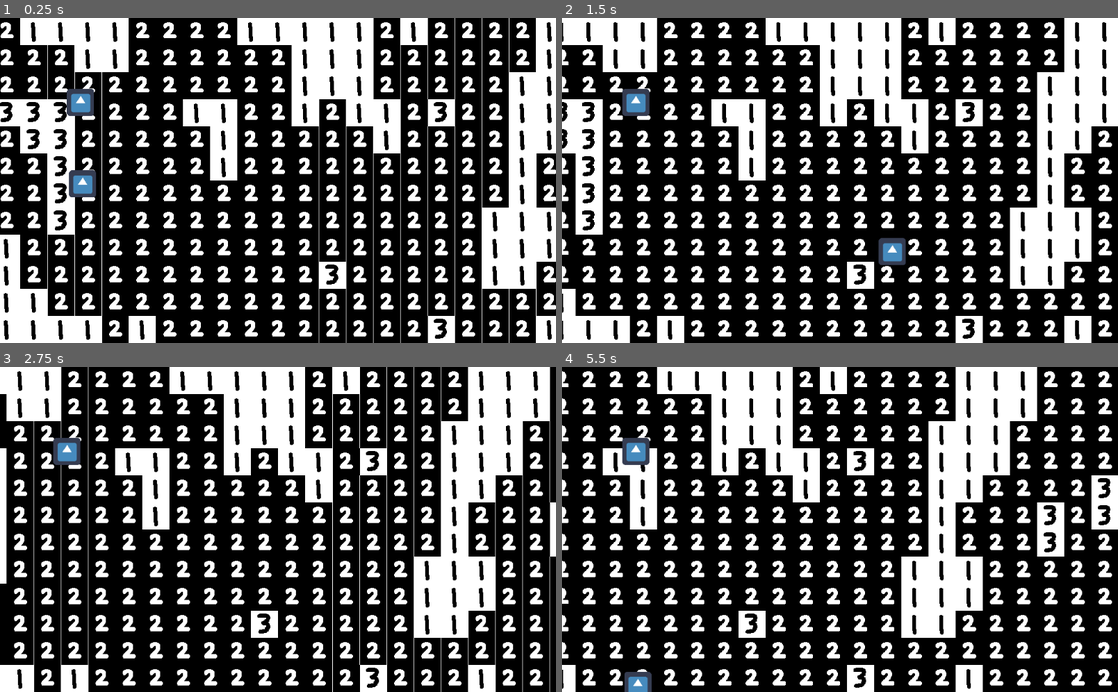
Above: before the commit, frames 1-4 (two rows, left to right).
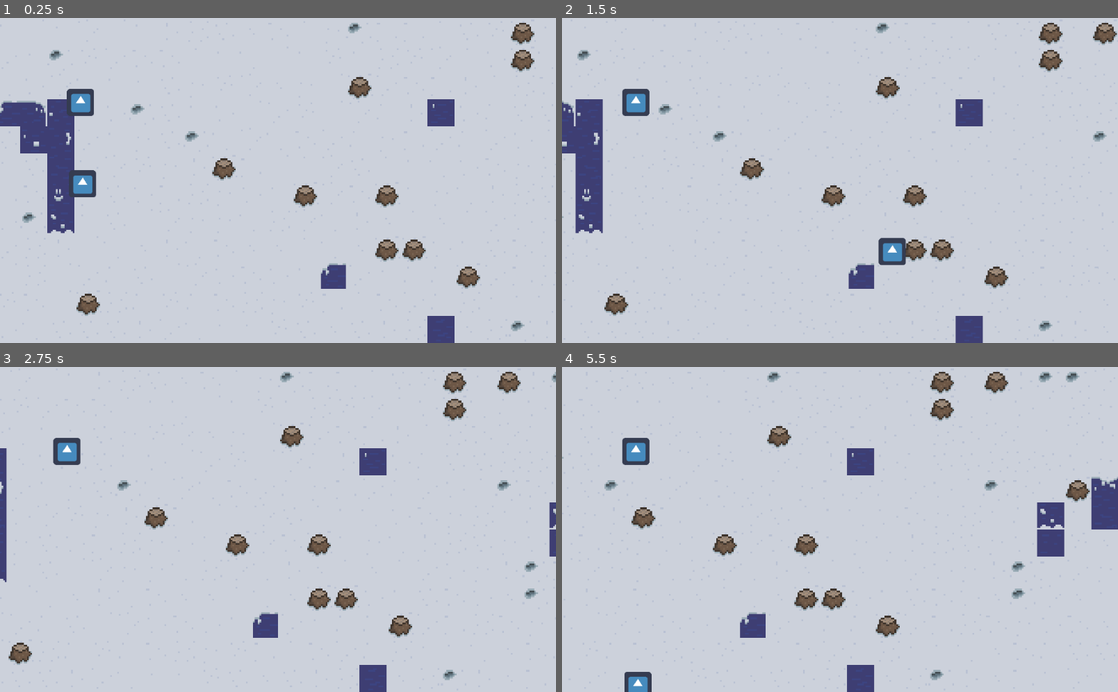
Above: after the commit, the same moments.

Repository: rchin157/gamejamNov2020
Game: Godot game, scene res://Level/Level.tscn
The game is run twice, just before and just after one commit, with the same random seed, the same clock (stepped at 60 frames per second) and the same inputs. The project has no main scene, so this scene is started directly. The engine's default icon, where the game draws it, is replaced by a stand-in: a white triangle on a blue panel in a dark square.
Inputs:
- Up to frame 1 (0.25 s): no input
- Up to frame 2 (1.5 s): hold Right (ui_right) 0.53-1.28 s; hold Down (ui_down) from 1.28 s (still down)
- Up to frame 3 (2.75 s): release Down (ui_down) at 2.03 s; hold Right (ui_right) from 2.03 s (still down)
- Up to frame 4 (5.5 s): release Right (ui_right) at 2.78 s; hold Up (ui_up) 2.78-3.53 s; hold Left (ui_left) 3.53-5.03 s; hold Down (ui_down) from 5.03 s (still down)

The runs differ from the first frame. In frame 1, 98% of the frame differs, in the area x 0-100%, y 0-100%; in frame 2, 98%; in frame 3, 99%; in frame 4, 99%.

Commit message:
added tileset

Diff:
--- a/Level/Level.tscn
+++ b/Level/Level.tscn
@@ -1,8 +1,739 @@
-[gd_scene load_steps=5 format=2]
+[gd_scene load_steps=7 format=2]
 
 [ext_resource path="res://Scripts/Level.gd" type="Script" id=1]
 [ext_resource path="res://Tiles/testtileset.png" type="Texture" id=2]
 [ext_resource path="res://Entities/Player.tscn" type="PackedScene" id=3]
+[ext_resource path="res://Tiles/TILESET.png" type="Texture" id=4]
+
+[sub_resource type="TileSet" id=2]
+0/name = "TILESET.png 0"
+0/texture = ExtResource( 4 )
+0/tex_offset = Vector2( 0, 0 )
+0/modulate = Color( 1, 1, 1, 1 )
+0/region = Rect2( 0, 0, 64, 64 )
+0/tile_mode = 0
+0/occluder_offset = Vector2( 0, 0 )
+0/navigation_offset = Vector2( 0, 0 )
+0/shape_offset = Vector2( 0, 0 )
+0/shape_transform = Transform2D( 1, 0, 0, 1, 0, 0 )
+0/shape_one_way = false
+0/shape_one_way_margin = 0.0
+0/shapes = [  ]
+0/z_index = 0
+1/name = "TILESET.png 1"
+1/texture = ExtResource( 4 )
+1/tex_offset = Vector2( 0, 0 )
+1/modulate = Color( 1, 1, 1, 1 )
+1/region = Rect2( 64, 0, 64, 64 )
+1/tile_mode = 0
+1/occluder_offset = Vector2( 0, 0 )
+1/navigation_offset = Vector2( 0, 0 )
+1/shape_offset = Vector2( 0, 0 )
+1/shape_transform = Transform2D( 1, 0, 0, 1, 0, 0 )
+1/shape_one_way = false
+1/shape_one_way_margin = 0.0
+1/shapes = [  ]
+1/z_index = 0
+2/name = "TILESET.png 2"
+2/texture = ExtResource( 4 )
+2/tex_offset = Vector2( 0, 0 )
+2/modulate = Color( 1, 1, 1, 1 )
+2/region = Rect2( 128, 0, 64, 64 )
+2/tile_mode = 0
+2/occluder_offset = Vector2( 0, 0 )
+2/navigation_offset = Vector2( 0, 0 )
+2/shape_offset = Vector2( 0, 0 )
+2/shape_transform = Transform2D( 1, 0, 0, 1, 0, 0 )
+2/shape_one_way = false
+2/shape_one_way_margin = 0.0
+2/shapes = [  ]
+2/z_index = 0
+3/name = "TILESET.png 3"
+3/texture = ExtResource( 4 )
+3/tex_offset = Vector2( 0, 0 )
+3/modulate = Color( 1, 1, 1, 1 )
+3/region = Rect2( 192, 0, 64, 64 )
+3/tile_mode = 0
+3/occluder_offset = Vector2( 0, 0 )
+3/navigation_offset = Vector2( 0, 0 )
+3/shape_offset = Vector2( 0, 0 )
+3/shape_transform = Transform2D( 1, 0, 0, 1, 0, 0 )
+3/shape_one_way = false
+3/shape_one_way_margin = 0.0
+3/shapes = [  ]
+3/z_index = 0
+4/name = "TILESET.png 4"
+4/texture = ExtResource( 4 )
+4/tex_offset = Vector2( 0, 0 )
+4/modulate = Color( 1, 1, 1, 1 )
+4/region = Rect2( 256, 0, 64, 64 )
+4/tile_mode = 0
+4/occluder_offset = Vector2( 0, 0 )
+4/navigation_offset = Vector2( 0, 0 )
+4/shape_offset = Vector2( 0, 0 )
+4/shape_transform = Transform2D( 1, 0, 0, 1, 0, 0 )
+4/shape_one_way = false
+4/shape_one_way_margin = 0.0
+4/shapes = [  ]
+4/z_index = 0
+5/name = "TILESET.png 5"
+5/texture = ExtResource( 4 )
+5/tex_offset = Vector2( 0, 0 )
+5/modulate = Color( 1, 1, 1, 1 )
+5/region = Rect2( 320, 0, 64, 64 )
+5/tile_mode = 0
+5/occluder_offset = Vector2( 0, 0 )
+5/navigation_offset = Vector2( 0, 0 )
+5/shape_offset = Vector2( 0, 0 )
+5/shape_transform = Transform2D( 1, 0, 0, 1, 0, 0 )
+5/shape_one_way = false
+5/shape_one_way_margin = 0.0
+5/shapes = [  ]
+5/z_index = 0
+6/name = "TILESET.png 6"
+6/texture = ExtResource( 4 )
+6/tex_offset = Vector2( 0, 0 )
+6/modulate = Color( 1, 1, 1, 1 )
+6/region = Rect2( 384, 0, 64, 64 )
+6/tile_mode = 0
+6/occluder_offset = Vector2( 0, 0 )
+6/navigation_offset = Vector2( 0, 0 )
+6/shape_offset = Vector2( 0, 0 )
+6/shape_transform = Transform2D( 1, 0, 0, 1, 0, 0 )
+6/shape_one_way = false
+6/shape_one_way_margin = 0.0
+6/shapes = [  ]
+6/z_index = 0
+7/name = "TILESET.png 7"
+7/texture = ExtResource( 4 )
+7/tex_offset = Vector2( 0, 0 )
+7/modulate = Color( 1, 1, 1, 1 )
+7/region = Rect2( 448, 0, 64, 64 )
+7/tile_mode = 0
+7/occluder_offset = Vector2( 0, 0 )
+7/navigation_offset = Vector2( 0, 0 )
+7/shape_offset = Vector2( 0, 0 )
+7/shape_transform = Transform2D( 1, 0, 0, 1, 0, 0 )
+7/shape_one_way = false
+7/shape_one_way_margin = 0.0
+7/shapes = [  ]
+7/z_index = 0
+8/name = "TILESET.png 8"
+8/texture = ExtResource( 4 )
+8/tex_offset = Vector2( 0, 0 )
+8/modulate = Color( 1, 1, 1, 1 )
+8/region = Rect2( 0, 64, 64, 64 )
+8/tile_mode = 0
+8/occluder_offset = Vector2( 0, 0 )
+8/navigation_offset = Vector2( 0, 0 )
+8/shape_offset = Vector2( 0, 0 )
+8/shape_transform = Transform2D( 1, 0, 0, 1, 0, 0 )
+8/shape_one_way = false
+8/shape_one_way_margin = 0.0
+8/shapes = [  ]
+8/z_index = 0
+9/name = "TILESET.png 9"
+9/texture = ExtResource( 4 )
+9/tex_offset = Vector2( 0, 0 )
+9/modulate = Color( 1, 1, 1, 1 )
+9/region = Rect2( 64, 64, 64, 64 )
+9/tile_mode = 0
+9/occluder_offset = Vector2( 0, 0 )
+9/navigation_offset = Vector2( 0, 0 )
+9/shape_offset = Vector2( 0, 0 )
+9/shape_transform = Transform2D( 1, 0, 0, 1, 0, 0 )
+9/shape_one_way = false
+9/shape_one_way_margin = 0.0
+9/shapes = [  ]
+9/z_index = 0
+10/name = "TILESET.png 10"
+10/texture = ExtResource( 4 )
+10/tex_offset = Vector2( 0, 0 )
+10/modulate = Color( 1, 1, 1, 1 )
+10/region = Rect2( 128, 64, 64, 64 )
+10/tile_mode = 0
+10/occluder_offset = Vector2( 0, 0 )
+10/navigation_offset = Vector2( 0, 0 )
+10/shape_offset = Vector2( 0, 0 )
+10/shape_transform = Transform2D( 1, 0, 0, 1, 0, 0 )
+10/shape_one_way = false
+10/shape_one_way_margin = 0.0
+10/shapes = [  ]
+10/z_index = 0
+11/name = "TILESET.png 11"
+11/texture = ExtResource( 4 )
+11/tex_offset = Vector2( 0, 0 )
+11/modulate = Color( 1, 1, 1, 1 )
+11/region = Rect2( 192, 64, 64, 64 )
+11/tile_mode = 0
+11/occluder_offset = Vector2( 0, 0 )
+11/navigation_offset = Vector2( 0, 0 )
+11/shape_offset = Vector2( 0, 0 )
+11/shape_transform = Transform2D( 1, 0, 0, 1, 0, 0 )
+11/shape_one_way = false
+11/shape_one_way_margin = 0.0
+11/shapes = [  ]
+11/z_index = 0
+12/name = "TILESET.png 12"
+12/texture = ExtResource( 4 )
+12/tex_offset = Vector2( 0, 0 )
+12/modulate = Color( 1, 1, 1, 1 )
+12/region = Rect2( 256, 64, 64, 64 )
+12/tile_mode = 0
+12/occluder_offset = Vector2( 0, 0 )
+12/navigation_offset = Vector2( 0, 0 )
+12/shape_offset = Vector2( 0, 0 )
+12/shape_transform = Transform2D( 1, 0, 0, 1, 0, 0 )
+12/shape_one_way = false
+12/shape_one_way_margin = 0.0
+12/shapes = [  ]
+12/z_index = 0
+13/name = "TILESET.png 13"
+13/texture = ExtResource( 4 )
+13/tex_offset = Vector2( 0, 0 )
+13/modulate = Color( 1, 1, 1, 1 )
+13/region = Rect2( 320, 64, 64, 64 )
+13/tile_mode = 0
+13/occluder_offset = Vector2( 0, 0 )
+13/navigation_offset = Vector2( 0, 0 )
+13/shape_offset = Vector2( 0, 0 )
+13/shape_transform = Transform2D( 1, 0, 0, 1, 0, 0 )
+13/shape_one_way = false
+13/shape_one_way_margin = 0.0
+13/shapes = [  ]
+13/z_index = 0
+14/name = "TILESET.png 14"
+14/texture = ExtResource( 4 )
+14/tex_offset = Vector2( 0, 0 )
+14/modulate = Color( 1, 1, 1, 1 )
+14/region = Rect2( 0, 128, 64, 64 )
+14/tile_mode = 0
+14/occluder_offset = Vector2( 0, 0 )
+14/navigation_offset = Vector2( 0, 0 )
+14/shape_offset = Vector2( 0, 0 )
+14/shape_transform = Transform2D( 1, 0, 0, 1, 0, 0 )
+14/shape_one_way = false
+14/shape_one_way_margin = 0.0
+14/shapes = [  ]
+14/z_index = 0
+15/name = "TILESET.png 15"
+15/texture = ExtResource( 4 )
+15/tex_offset = Vector2( 0, 0 )
+15/modulate = Color( 1, 1, 1, 1 )
+15/region = Rect2( 0, 192, 64, 64 )
+15/tile_mode = 0
+15/occluder_offset = Vector2( 0, 0 )
+15/navigation_offset = Vector2( 0, 0 )
+15/shape_offset = Vector2( 0, 0 )
+15/shape_transform = Transform2D( 1, 0, 0, 1, 0, 0 )
+15/shape_one_way = false
+15/shape_one_way_margin = 0.0
+15/shapes = [  ]
+15/z_index = 0
+16/name = "TILESET.png 16"
+16/texture = ExtResource( 4 )
+16/tex_offset = Vector2( 0, 0 )
+16/modulate = Color( 1, 1, 1, 1 )
+16/region = Rect2( 0, 256, 64, 64 )
+16/tile_mode = 0
+16/occluder_offset = Vector2( 0, 0 )
+16/navigation_offset = Vector2( 0, 0 )
+16/shape_offset = Vector2( 0, 0 )
+16/shape_transform = Transform2D( 1, 0, 0, 1, 0, 0 )
+16/shape_one_way = false
+16/shape_one_way_margin = 0.0
+16/shapes = [  ]
+16/z_index = 0
+17/name = "TILESET.png 17"
+17/texture = ExtResource( 4 )
+17/tex_offset = Vector2( 0, 0 )
+17/modulate = Color( 1, 1, 1, 1 )
+17/region = Rect2( 0, 320, 64, 64 )
+17/tile_mode = 0
+17/occluder_offset = Vector2( 0, 0 )
+17/navigation_offset = Vector2( 0, 0 )
+17/shape_offset = Vector2( 0, 0 )
+17/shape_transform = Transform2D( 1, 0, 0, 1, 0, 0 )
+17/shape_one_way = false
+17/shape_one_way_margin = 0.0
+17/shapes = [  ]
+17/z_index = 0
+18/name = "TILESET.png 18"
+18/texture = ExtResource( 4 )
+18/tex_offset = Vector2( 0, 0 )
+18/modulate = Color( 1, 1, 1, 1 )
+18/region = Rect2( 0, 384, 64, 64 )
+18/tile_mode = 0
+18/occluder_offset = Vector2( 0, 0 )
+18/navigation_offset = Vector2( 0, 0 )
+18/shape_offset = Vector2( 0, 0 )
+18/shape_transform = Transform2D( 1, 0, 0, 1, 0, 0 )
+18/shape_one_way = false
+18/shape_one_way_margin = 0.0
+18/shapes = [  ]
+18/z_index = 0
+19/name = "TILESET.png 19"
+19/texture = ExtResource( 4 )
+19/tex_offset = Vector2( 0, 0 )
+19/modulate = Color( 1, 1, 1, 1 )
+19/region = Rect2( 64, 128, 64, 64 )
+19/tile_mode = 0
+19/occluder_offset = Vector2( 0, 0 )
+19/navigation_offset = Vector2( 0, 0 )
+19/shape_offset = Vector2( 0, 0 )
+19/shape_transform = Transform2D( 1, 0, 0, 1, 0, 0 )
+19/shape_one_way = false
+19/shape_one_way_margin = 0.0
+19/shapes = [  ]
+19/z_index = 0
+20/name = "TILESET.png 20"
+20/texture = ExtResource( 4 )
+20/tex_offset = Vector2( 0, 0 )
+20/modulate = Color( 1, 1, 1, 1 )
+20/region = Rect2( 128, 128, 64, 64 )
+20/tile_mode = 0
+20/occluder_offset = Vector2( 0, 0 )
+20/navigation_offset = Vector2( 0, 0 )
+20/shape_offset = Vector2( 0, 0 )
+20/shape_transform = Transform2D( 1, 0, 0, 1, 0, 0 )
+20/shape_one_way = false
+20/shape_one_way_margin = 0.0
+20/shapes = [  ]
+20/z_index = 0
+21/name = "TILESET.png 21"
+21/texture = ExtResource( 4 )
+21/tex_offset = Vector2( 0, 0 )
+21/modulate = Color( 1, 1, 1, 1 )
+21/region = Rect2( 192, 128, 64, 64 )
+21/tile_mode = 0
+21/occluder_offset = Vector2( 0, 0 )
+21/navigation_offset = Vector2( 0, 0 )
+21/shape_offset = Vector2( 0, 0 )
+21/shape_transform = Transform2D( 1, 0, 0, 1, 0, 0 )
+21/shape_one_way = false
+21/shape_one_way_margin = 0.0
+21/shapes = [  ]
+21/z_index = 0
+22/name = "TILESET.png 22"
+22/texture = ExtResource( 4 )
+22/tex_offset = Vector2( 0, 0 )
+22/modulate = Color( 1, 1, 1, 1 )
+22/region = Rect2( 256, 128, 64, 64 )
+22/tile_mode = 0
+22/occluder_offset = Vector2( 0, 0 )
+22/navigation_offset = Vector2( 0, 0 )
+22/shape_offset = Vector2( 0, 0 )
+22/shape_transform = Transform2D( 1, 0, 0, 1, 0, 0 )
+22/shape_one_way = false
+22/shape_one_way_margin = 0.0
+22/shapes = [  ]
+22/z_index = 0
+23/name = "TILESET.png 23"
+23/texture = ExtResource( 4 )
+23/tex_offset = Vector2( 0, 0 )
+23/modulate = Color( 1, 1, 1, 1 )
+23/region = Rect2( 320, 128, 64, 64 )
+23/tile_mode = 0
+23/occluder_offset = Vector2( 0, 0 )
+23/navigation_offset = Vector2( 0, 0 )
+23/shape_offset = Vector2( 0, 0 )
+23/shape_transform = Transform2D( 1, 0, 0, 1, 0, 0 )
+23/shape_one_way = false
+23/shape_one_way_margin = 0.0
+23/shapes = [  ]
+23/z_index = 0
+24/name = "TILESET.png 24"
+24/texture = ExtResource( 4 )
+24/tex_offset = Vector2( 0, 0 )
+24/modulate = Color( 1, 1, 1, 1 )
+24/region = Rect2( 64, 192, 64, 64 )
+24/tile_mode = 0
+24/occluder_offset = Vector2( 0, 0 )
+24/navigation_offset = Vector2( 0, 0 )
+24/shape_offset = Vector2( 0, 0 )
+24/shape_transform = Transform2D( 1, 0, 0, 1, 0, 0 )
+24/shape_one_way = false
+24/shape_one_way_margin = 0.0
+24/shapes = [  ]
+24/z_index = 0
+25/name = "TILESET.png 25"
+25/texture = ExtResource( 4 )
+25/tex_offset = Vector2( 0, 0 )
+25/modulate = Color( 1, 1, 1, 1 )
+25/region = Rect2( 128, 192, 64, 64 )
+25/tile_mode = 0
+25/occluder_offset = Vector2( 0, 0 )
+25/navigation_offset = Vector2( 0, 0 )
+25/shape_offset = Vector2( 0, 0 )
+25/shape_transform = Transform2D( 1, 0, 0, 1, 0, 0 )
+25/shape_one_way = false
+25/shape_one_way_margin = 0.0
+25/shapes = [  ]
+25/z_index = 0
+26/name = "TILESET.png 26"
+26/texture = ExtResource( 4 )
+26/tex_offset = Vector2( 0, 0 )
+26/modulate = Color( 1, 1, 1, 1 )
+26/region = Rect2( 192, 192, 64, 64 )
+26/tile_mode = 0
+26/occluder_offset = Vector2( 0, 0 )
+26/navigation_offset = Vector2( 0, 0 )
+26/shape_offset = Vector2( 0, 0 )
+26/shape_transform = Transform2D( 1, 0, 0, 1, 0, 0 )
+26/shape_one_way = false
+26/shape_one_way_margin = 0.0
+26/shapes = [  ]
+26/z_index = 0
+27/name = "TILESET.png 27"
+27/texture = ExtResource( 4 )
+27/tex_offset = Vector2( 0, 0 )
+27/modulate = Color( 1, 1, 1, 1 )
+27/region = Rect2( 256, 192, 64, 64 )
+27/tile_mode = 0
+27/occluder_offset = Vector2( 0, 0 )
+27/navigation_offset = Vector2( 0, 0 )
+27/shape_offset = Vector2( 0, 0 )
+27/shape_transform = Transform2D( 1, 0, 0, 1, 0, 0 )
+27/shape_one_way = false
+27/shape_one_way_margin = 0.0
+27/shapes = [  ]
+27/z_index = 0
+28/name = "TILESET.png 28"
+28/texture = ExtResource( 4 )
+28/tex_offset = Vector2( 0, 0 )
+28/modulate = Color( 1, 1, 1, 1 )
+28/region = Rect2( 320, 192, 64, 64 )
+28/tile_mode = 0
+28/occluder_offset = Vector2( 0, 0 )
+28/navigation_offset = Vector2( 0, 0 )
+28/shape_offset = Vector2( 0, 0 )
+28/shape_transform = Transform2D( 1, 0, 0, 1, 0, 0 )
+28/shape_one_way = false
+28/shape_one_way_margin = 0.0
+28/shapes = [  ]
+28/z_index = 0
+29/name = "TILESET.png 29"
+29/texture = ExtResource( 4 )
+29/tex_offset = Vector2( 0, 0 )
+29/modulate = Color( 1, 1, 1, 1 )
+29/region = Rect2( 64, 256, 64, 64 )
+29/tile_mode = 0
+29/occluder_offset = Vector2( 0, 0 )
+29/navigation_offset = Vector2( 0, 0 )
+29/shape_offset = Vector2( 0, 0 )
+29/shape_transform = Transform2D( 1, 0, 0, 1, 0, 0 )
+29/shape_one_way = false
+29/shape_one_way_margin = 0.0
+29/shapes = [  ]
+29/z_index = 0
+30/name = "TILESET.png 30"
+30/texture = ExtResource( 4 )
+30/tex_offset = Vector2( 0, 0 )
+30/modulate = Color( 1, 1, 1, 1 )
+30/region = Rect2( 128, 256, 64, 64 )
+30/tile_mode = 0
+30/occluder_offset = Vector2( 0, 0 )
+30/navigation_offset = Vector2( 0, 0 )
+30/shape_offset = Vector2( 0, 0 )
+30/shape_transform = Transform2D( 1, 0, 0, 1, 0, 0 )
+30/shape_one_way = false
+30/shape_one_way_margin = 0.0
+30/shapes = [  ]
+30/z_index = 0
+31/name = "TILESET.png 31"
+31/texture = ExtResource( 4 )
+31/tex_offset = Vector2( 0, 0 )
+31/modulate = Color( 1, 1, 1, 1 )
+31/region = Rect2( 192, 256, 64, 64 )
+31/tile_mode = 0
+31/occluder_offset = Vector2( 0, 0 )
+31/navigation_offset = Vector2( 0, 0 )
+31/shape_offset = Vector2( 0, 0 )
+31/shape_transform = Transform2D( 1, 0, 0, 1, 0, 0 )
+31/shape_one_way = false
+31/shape_one_way_margin = 0.0
+31/shapes = [  ]
+31/z_index = 0
+32/name = "TILESET.png 32"
+32/texture = ExtResource( 4 )
+32/tex_offset = Vector2( 0, 0 )
+32/modulate = Color( 1, 1, 1, 1 )
+32/region = Rect2( 256, 256, 64, 64 )
+32/tile_mode = 0
+32/occluder_offset = Vector2( 0, 0 )
+32/navigation_offset = Vector2( 0, 0 )
+32/shape_offset = Vector2( 0, 0 )
+32/shape_transform = Transform2D( 1, 0, 0, 1, 0, 0 )
+32/shape_one_way = false
+32/shape_one_way_margin = 0.0
+32/shapes = [  ]
+32/z_index = 0
+33/name = "TILESET.png 33"
+33/texture = ExtResource( 4 )
+33/tex_offset = Vector2( 0, 0 )
+33/modulate = Color( 1, 1, 1, 1 )
+33/region = Rect2( 320, 256, 64, 64 )
+33/tile_mode = 0
+33/occluder_offset = Vector2( 0, 0 )
+33/navigation_offset = Vector2( 0, 0 )
+33/shape_offset = Vector2( 0, 0 )
+33/shape_transform = Transform2D( 1, 0, 0, 1, 0, 0 )
+33/shape_one_way = false
+33/shape_one_way_margin = 0.0
+33/shapes = [  ]
+33/z_index = 0
+34/name = "TILESET.png 34"
+34/texture = ExtResource( 4 )
+34/tex_offset = Vector2( 0, 0 )
+34/modulate = Color( 1, 1, 1, 1 )
+34/region = Rect2( 64, 320, 64, 64 )
+34/tile_mode = 0
+34/occluder_offset = Vector2( 0, 0 )
+34/navigation_offset = Vector2( 0, 0 )
+34/shape_offset = Vector2( 0, 0 )
+34/shape_transform = Transform2D( 1, 0, 0, 1, 0, 0 )
+34/shape_one_way = false
+34/shape_one_way_margin = 0.0
+34/shapes = [  ]
+34/z_index = 0
+35/name = "TILESET.png 35"
+35/texture = ExtResource( 4 )
+35/tex_offset = Vector2( 0, 0 )
+35/modulate = Color( 1, 1, 1, 1 )
+35/region = Rect2( 128, 320, 64, 64 )
+35/tile_mode = 0
+35/occluder_offset = Vector2( 0, 0 )
+35/navigation_offset = Vector2( 0, 0 )
+35/shape_offset = Vector2( 0, 0 )
+35/shape_transform = Transform2D( 1, 0, 0, 1, 0, 0 )
+35/shape_one_way = false
+35/shape_one_way_margin = 0.0
+35/shapes = [  ]
+35/z_index = 0
+36/name = "TILESET.png 36"
+36/texture = ExtResource( 4 )
+36/tex_offset = Vector2( 0, 0 )
+36/modulate = Color( 1, 1, 1, 1 )
+36/region = Rect2( 192, 320, 64, 64 )
+36/tile_mode = 0
+36/occluder_offset = Vector2( 0, 0 )
+36/navigation_offset = Vector2( 0, 0 )
+36/shape_offset = Vector2( 0, 0 )
+36/shape_transform = Transform2D( 1, 0, 0, 1, 0, 0 )
+36/shape_one_way = false
+36/shape_one_way_margin = 0.0
+36/shapes = [  ]
+36/z_index = 0
+37/name = "TILESET.png 37"
+37/texture = ExtResource( 4 )
+37/tex_offset = Vector2( 0, 0 )
+37/modulate = Color( 1, 1, 1, 1 )
+37/region = Rect2( 256, 320, 64, 64 )
+37/tile_mode = 0
+37/occluder_offset = Vector2( 0, 0 )
+37/navigation_offset = Vector2( 0, 0 )
+37/shape_offset = Vector2( 0, 0 )
+37/shape_transform = Transform2D( 1, 0, 0, 1, 0, 0 )
+37/shape_one_way = false
+37/shape_one_way_margin = 0.0
+37/shapes = [  ]
+37/z_index = 0
+38/name = "TILESET.png 38"
+38/texture = ExtResource( 4 )
+38/tex_offset = Vector2( 0, 0 )
+38/modulate = Color( 1, 1, 1, 1 )
+38/region = Rect2( 320, 320, 64, 64 )
+38/tile_mode = 0
+38/occluder_offset = Vector2( 0, 0 )
+38/navigation_offset = Vector2( 0, 0 )
+38/shape_offset = Vector2( 0, 0 )
+38/shape_transform = Transform2D( 1, 0, 0, 1, 0, 0 )
+38/shape_one_way = false
+38/shape_one_way_margin = 0.0
+38/shapes = [  ]
+38/z_index = 0
+39/name = "TILESET.png 39"
+39/texture = ExtResource( 4 )
+39/tex_offset = Vector2( 0, 0 )
+39/modulate = Color( 1, 1, 1, 1 )
+39/region = Rect2( 64, 384, 64, 64 )
+39/tile_mode = 0
+39/occluder_offset = Vector2( 0, 0 )
+39/navigation_offset = Vector2( 0, 0 )
+39/shape_offset = Vector2( 0, 0 )
+39/shape_transform = Transform2D( 1, 0, 0, 1, 0, 0 )
+39/shape_one_way = false
+39/shape_one_way_margin = 0.0
+39/shapes = [  ]
+39/z_index = 0
+40/name = "TILESET.png 40"
+40/texture = ExtResource( 4 )
+40/tex_offset = Vector2( 0, 0 )
+40/modulate = Color( 1, 1, 1, 1 )
+40/region = Rect2( 128, 384, 64, 64 )
+40/tile_mode = 0
+40/occluder_offset = Vector2( 0, 0 )
+40/navigation_offset = Vector2( 0, 0 )
+40/shape_offset = Vector2( 0, 0 )
+40/shape_transform = Transform2D( 1, 0, 0, 1, 0, 0 )
+40/shape_one_way = false
+40/shape_one_way_margin = 0.0
+40/shapes = [  ]
+40/z_index = 0
+41/name = "TILESET.png 41"
+41/texture = ExtResource( 4 )
+41/tex_offset = Vector2( 0, 0 )
+41/modulate = Color( 1, 1, 1, 1 )
+41/region = Rect2( 192, 384, 64, 64 )
+41/tile_mode = 0
+41/occluder_offset = Vector2( 0, 0 )
+41/navigation_offset = Vector2( 0, 0 )
+41/shape_offset = Vector2( 0, 0 )
+41/shape_transform = Transform2D( 1, 0, 0, 1, 0, 0 )
+41/shape_one_way = false
+41/shape_one_way_margin = 0.0
+41/shapes = [  ]
+41/z_index = 0
+42/name = "TILESET.png 42"
+42/texture = ExtResource( 4 )
+42/tex_offset = Vector2( 0, 0 )
+42/modulate = Color( 1, 1, 1, 1 )
+42/region = Rect2( 256, 384, 64, 64 )
+42/tile_mode = 0
+42/occluder_offset = Vector2( 0, 0 )
+42/navigation_offset = Vector2( 0, 0 )
+42/shape_offset = Vector2( 0, 0 )
+42/shape_transform = Transform2D( 1, 0, 0, 1, 0, 0 )
+42/shape_one_way = false
+42/shape_one_way_margin = 0.0
+42/shapes = [  ]
+42/z_index = 0
+43/name = "TILESET.png 43"
+43/texture = ExtResource( 4 )
+43/tex_offset = Vector2( 0, 0 )
+43/modulate = Color( 1, 1, 1, 1 )
+43/region = Rect2( 320, 384, 64, 64 )
+43/tile_mode = 0
+43/occluder_offset = Vector2( 0, 0 )
+43/navigation_offset = Vector2( 0, 0 )
+43/shape_offset = Vector2( 0, 0 )
+43/shape_transform = Transform2D( 1, 0, 0, 1, 0, 0 )
+43/shape_one_way = false
+43/shape_one_way_margin = 0.0
+43/shapes = [  ]
+43/z_index = 0
+44/name = "TILESET.png 44"
+44/texture = ExtResource( 4 )
+44/tex_offset = Vector2( 0, 0 )
+44/modulate = Color( 1, 1, 1, 1 )
+44/region = Rect2( 0, 448, 64, 64 )
+44/tile_mode = 0
+44/occluder_offset = Vector2( 0, 0 )
+44/navigation_offset = Vector2( 0, 0 )
+44/shape_offset = Vector2( 0, 0 )
+44/shape_transform = Transform2D( 1, 0, 0, 1, 0, 0 )
+44/shape_one_way = false
+44/shape_one_way_margin = 0.0
+44/shapes = [  ]
+44/z_index = 0
+45/name = "TILESET.png 45"
+45/texture = ExtResource( 4 )
+45/tex_offset = Vector2( 0, 0 )
+45/modulate = Color( 1, 1, 1, 1 )
+45/region = Rect2( 64, 448, 64, 64 )
+45/tile_mode = 0
+45/occluder_offset = Vector2( 0, 0 )
+45/navigation_offset = Vector2( 0, 0 )
+45/shape_offset = Vector2( 0, 0 )
+45/shape_transform = Transform2D( 1, 0, 0, 1, 0, 0 )
+45/shape_one_way = false
+45/shape_one_way_margin = 0.0
+45/shapes = [  ]
+45/z_index = 0
+46/name = "TILESET.png 46"
+46/texture = ExtResource( 4 )
+46/tex_offset = Vector2( 0, 0 )
+46/modulate = Color( 1, 1, 1, 1 )
+46/region = Rect2( 128, 448, 64, 64 )
+46/tile_mode = 0
+46/occluder_offset = Vector2( 0, 0 )
+46/navigation_offset = Vector2( 0, 0 )
+46/shape_offset = Vector2( 0, 0 )
+46/shape_transform = Transform2D( 1, 0, 0, 1, 0, 0 )
+46/shape_one_way = false
+46/shape_one_way_margin = 0.0
+46/shapes = [  ]
+46/z_index = 0
+47/name = "TILESET.png 47"
+47/texture = ExtResource( 4 )
+47/tex_offset = Vector2( 0, 0 )
+47/modulate = Color( 1, 1, 1, 1 )
+47/region = Rect2( 192, 448, 64, 64 )
+47/tile_mode = 0
+47/occluder_offset = Vector2( 0, 0 )
+47/navigation_offset = Vector2( 0, 0 )
+47/shape_offset = Vector2( 0, 0 )
+47/shape_transform = Transform2D( 1, 0, 0, 1, 0, 0 )
+47/shape_one_way = false
+47/shape_one_way_margin = 0.0
+47/shapes = [  ]
+47/z_index = 0
+48/name = "TILESET.png 48"
+48/texture = ExtResource( 4 )
+48/tex_offset = Vector2( 0, 0 )
+48/modulate = Color( 1, 1, 1, 1 )
+48/region = Rect2( 256, 448, 64, 64 )
+48/tile_mode = 0
+48/occluder_offset = Vector2( 0, 0 )
+48/navigation_offset = Vector2( 0, 0 )
+48/shape_offset = Vector2( 0, 0 )
+48/shape_transform = Transform2D( 1, 0, 0, 1, 0, 0 )
+48/shape_one_way = false
+48/shape_one_way_margin = 0.0
+48/shapes = [  ]
+48/z_index = 0
+49/name = "TILESET.png 49"
+49/texture = ExtResource( 4 )
+49/tex_offset = Vector2( 0, 0 )
+49/modulate = Color( 1, 1, 1, 1 )
+49/region = Rect2( 320, 448, 64, 64 )
+49/tile_mode = 0
+49/occluder_offset = Vector2( 0, 0 )
+49/navigation_offset = Vector2( 0, 0 )
+49/shape_offset = Vector2( 0, 0 )
+49/shape_transform = Transform2D( 1, 0, 0, 1, 0, 0 )
+49/shape_one_way = false
+49/shape_one_way_margin = 0.0
+49/shapes = [  ]
+49/z_index = 0
+50/name = "TILESET.png 50"
+50/texture = ExtResource( 4 )
+50/tex_offset = Vector2( 0, 0 )
+50/modulate = Color( 1, 1, 1, 1 )
+50/region = Rect2( 384, 448, 64, 64 )
+50/tile_mode = 0
+50/occluder_offset = Vector2( 0, 0 )
+50/navigation_offset = Vector2( 0, 0 )
+50/shape_offset = Vector2( 0, 0 )
+50/shape_transform = Transform2D( 1, 0, 0, 1, 0, 0 )
+50/shape_one_way = false
+50/shape_one_way_margin = 0.0
+50/shapes = [  ]
+50/z_index = 0
+51/name = "TILESET.png 51"
+51/texture = ExtResource( 4 )
+51/tex_offset = Vector2( 0, 0 )
+51/modulate = Color( 1, 1, 1, 1 )
+51/region = Rect2( 448, 448, 64, 64 )
+51/tile_mode = 0
+51/occluder_offset = Vector2( 0, 0 )
+51/navigation_offset = Vector2( 0, 0 )
+51/shape_offset = Vector2( 0, 0 )
+51/shape_transform = Transform2D( 1, 0, 0, 1, 0, 0 )
+51/shape_one_way = false
+51/shape_one_way_margin = 0.0
+51/shapes = [  ]
+51/z_index = 0
 
 [sub_resource type="TileSet" id=1]
 0/name = "testtileset.png 0"
@@ -66,6 +797,10 @@
 script = ExtResource( 1 )
 
 [node name="TileMap" type="TileMap" parent="."]
+tile_set = SubResource( 2 )
+format = 1
+
+[node name="TileMap2" type="TileMap" parent="."]
 tile_set = SubResource( 1 )
 format = 1
 
--- a/Scripts/Level.gd
+++ b/Scripts/Level.gd
@@ -5,6 +5,7 @@
 # var a = 2
 # var b = "text"
 var tiles = []
+var tileImgs = []
 var currentScroll = 0
 
 var levelHeight = 12
@@ -15,11 +16,14 @@
 
 var noise = OpenSimplexNoise.new()
 
+var rng = RandomNumberGenerator.new()
+
 onready var tilemap = get_node("TileMap")
 onready var camera = get_node("Camera2D")
 
 # Called when the node enters the scene tree for the first time.
 func _ready():
+	rng.seed = 0
 	initNoise()
 	generateInitialTiles()
 	if(MultiplayerManager.is_server):
@@ -41,22 +45,28 @@
 func generateInitialTiles():
 	for i in range(levelWidth):
 		tiles.append([])
+		tileImgs.append([])
 		tiles[i] = []
+		tileImgs[i] = []
 		for j in range(levelHeight):
 			tiles[i].append([])
-			var tileval = bias(int(round((noise.get_noise_2d(i * 2, j) + 1.0) * 4.0)))
+			tileImgs[i].append([])
+			var tileval = tileBias(int(round((noise.get_noise_2d(i * 2, j) + 1.0) * 4.0)))
 			tiles[i][j] = tileval
-			tilemap.set_cell(i, j, tileval)
+			tileImgs[i][j] = tileImgSelect(tileval)
+			tilemap.set_cell(i, j, tileImgs[i][j])
 
 func newColumn():
 	for i in range(levelWidth - 1):
 		for j in range(levelHeight):
 			tiles[i][j] = tiles[i + 1][j]
-			tilemap.set_cell(i, j, tiles[i][j])
+			tileImgs[i][j] = tileImgs[i + 1][j]
+			tilemap.set_cell(i, j, tileImgs[i][j])
 	for j in range(levelHeight):
-		var tileval = bias(int(round((noise.get_noise_2d(cellsPassed * 2, j) + 1.0) * 4.0)))
+		var tileval = tileBias(int(round((noise.get_noise_2d(cellsPassed * 2, j) + 1.0) * 4.0)))
 		tiles[levelWidth - 1][j] = tileval
-		tilemap.set_cell(levelWidth - 1, j, tileval)
+		tileImgs[levelWidth - 1][j] = tileImgSelect(tileval)
+		tilemap.set_cell(levelWidth - 1, j, tileImgs[levelWidth - 1][j])
 		#print(tileval)
 	cellsPassed += 1
 
@@ -69,11 +79,22 @@
 	noise.period = 13.0
 	noise.persistence = 0.8
 
-func bias(val):
-	print(val)
+func tileBias(val):
+	#land
 	if val <= 3:
 		return 0
+	#tree
 	elif val <= 5:
 		return 1
+	#water
 	elif val <= 8:
 		return 2
+
+func tileImgSelect(val):
+	match val:
+		0, 1:
+			#select tree
+			return rng.randi_range(0, 18)
+		2:
+			#select water
+			return rng.randi_range(19, 51)
Binary file added: Tiles/TILESET.png
Not shown, added: Tiles/TILESET.png.import
